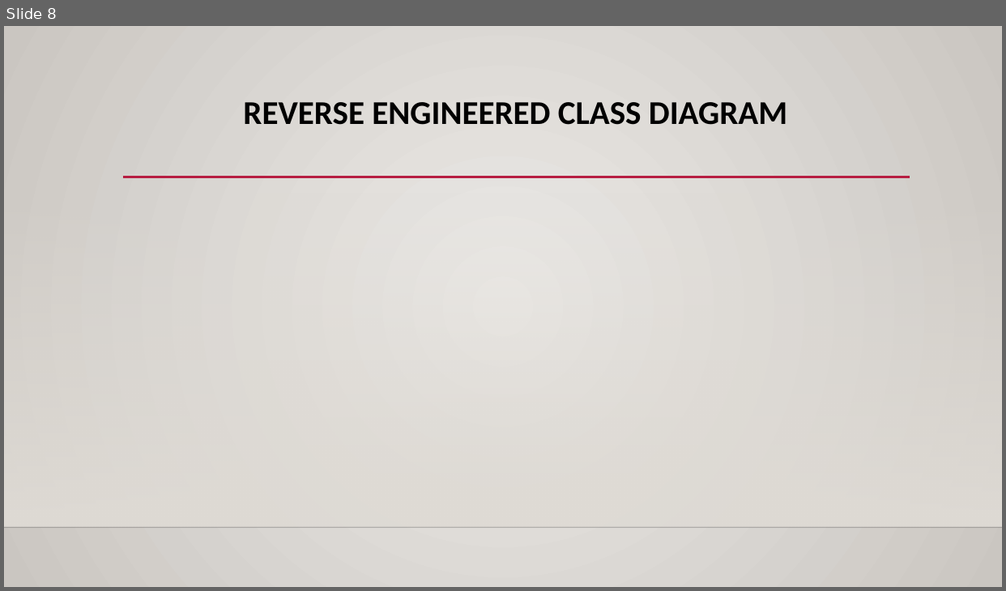
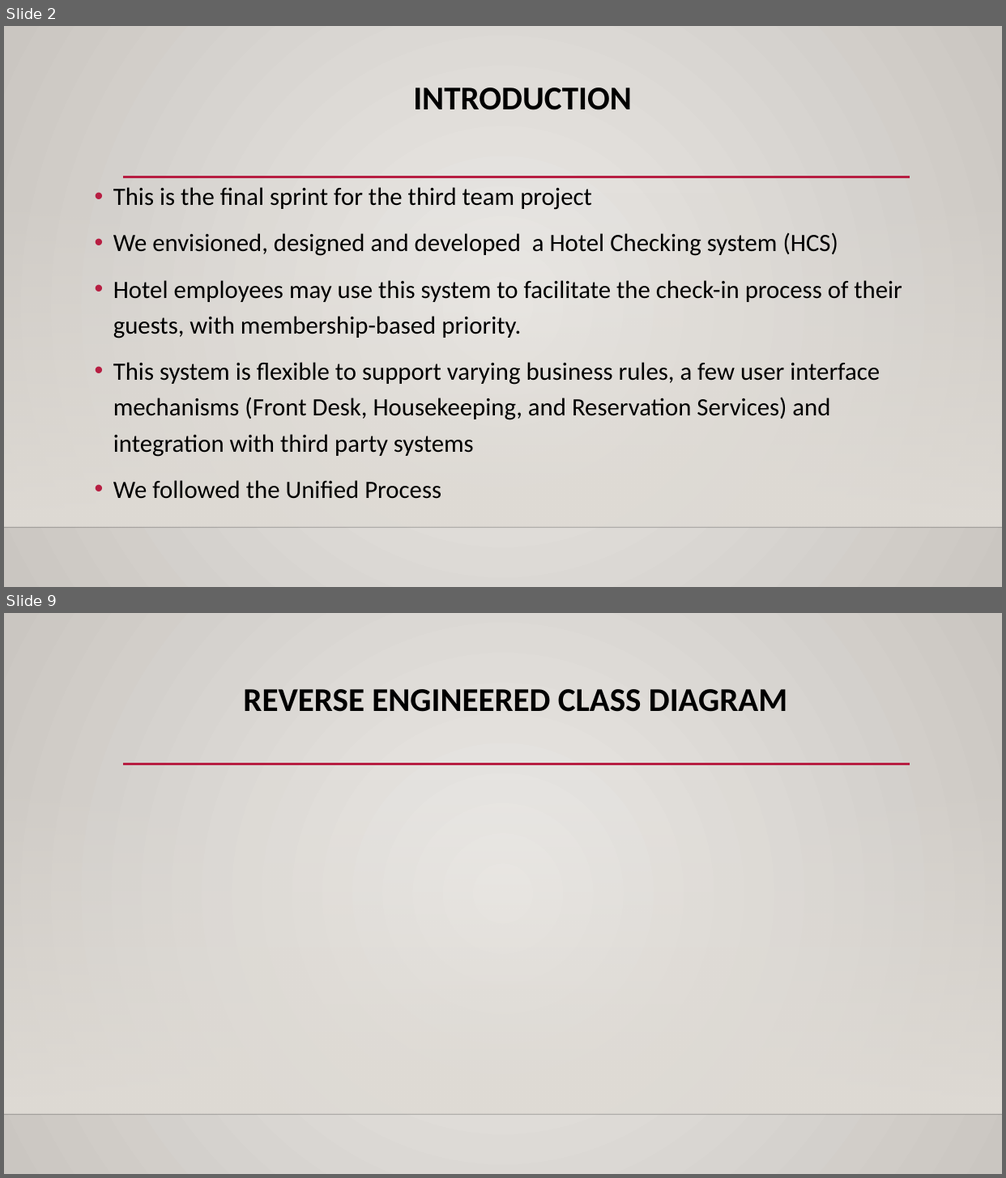
Before and after one commit to nyaundid/Hotel_Management-, a slide deck: Final_Presentation.pptx. Shown one above the other, each under a label of ours: slide 8 before the commit, slides 2 and 9 after it; the slides between them are not shown. The pictures are 1006x591 and 1006x1178 pixels, drawn with LibreOffice and Linux fonts; fonts in the diff are those of the drawing; background and template pictures are left out. Boxes give left, top, right and bottom in pixels: in the first picture for what was removed or moved away, otherwise in the second. Text is boxed around its words. In the diff, an @@ line names an element or a change of style, - is before the commit and + after.

```diff
--- a/Final_Presentation.pptx
+++ b/Final_Presentation.pptx
@@ slide 2 added at (4,26,1002,587), background gradient #ECEAE7 to #CAC7C1; not listed: 3 template elements that a slide beside it also shows @@
@@ title added at (413,88,632,110), 32 pt, text #000000, bold @@
+INTRODUCTION
@@ text added at (113,187,902,499), 24 pt, text #000000 @@
+• This is the final sprint for the third team project
+• We envisioned, designed and developed a Hotel Checking system (HCS)
+• Hotel employees may use this system to facilitate the check-in process of their guests, with membership-based priority.
+• This system is flexible to support varying business rules, a few user interface mechanisms (Front Desk, Housekeeping, and Reservation Services) and integration with third party systems
+• We followed the Unified Process
@@ what was slide 8 is now slide 9 @@
```
Also in this commit, not shown: 5 slides changed, 2 other slides added, 2 slides removed.
